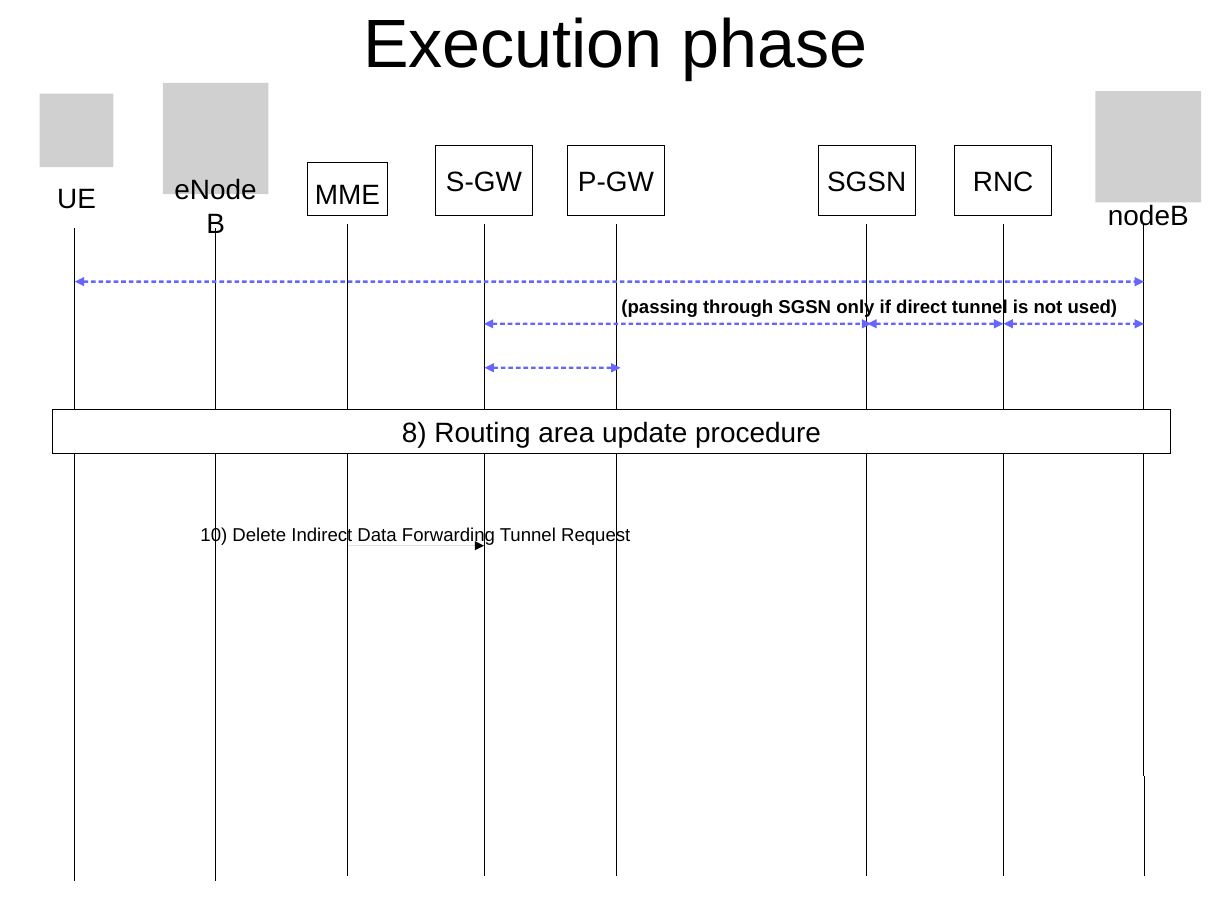
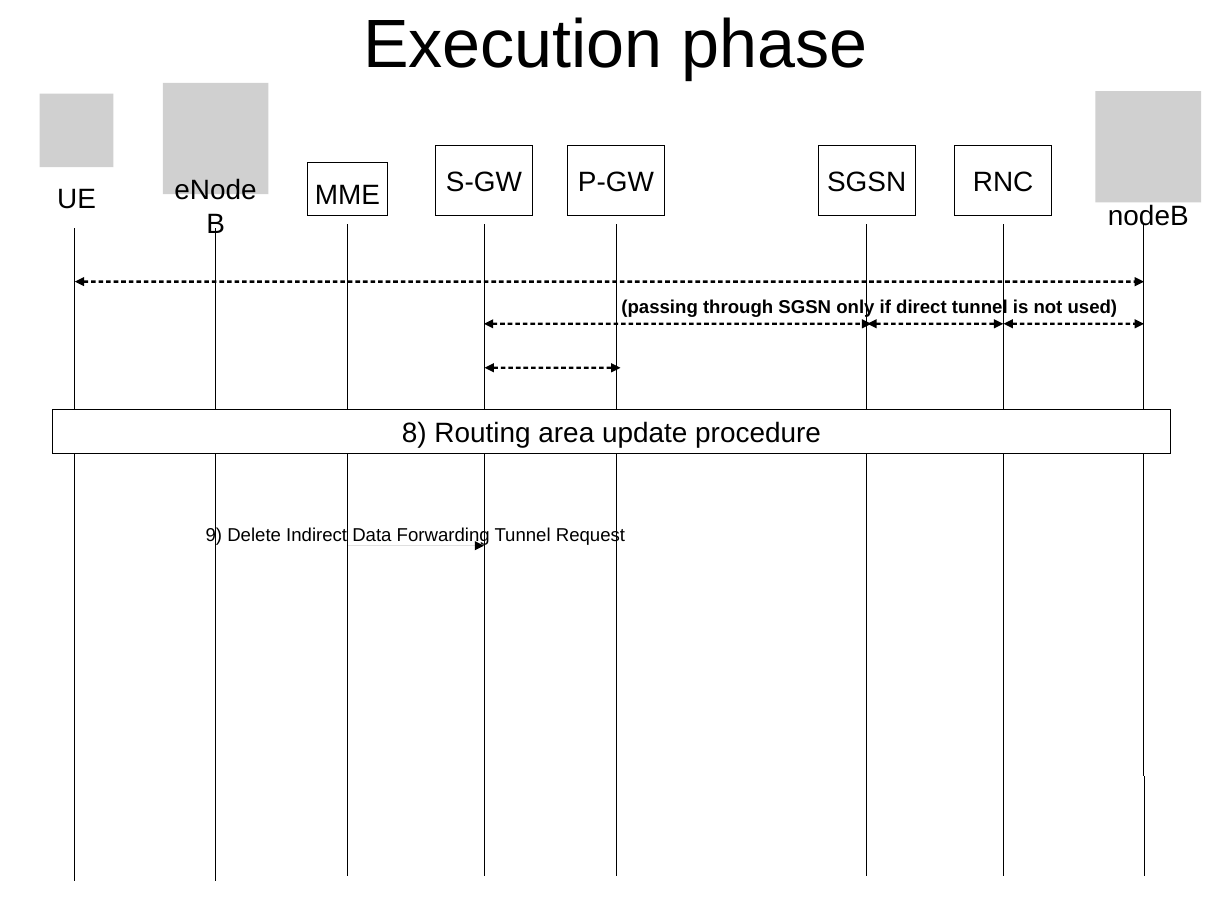
Before and after one commit to Telemaco019/UON-sdn_assignment, a slide deck: slide 19 of LTE-Assignment/Presentation/New Presentation.odp (slide 20 before the commit). Drawn at 1232x924 pixels with LibreOffice and Linux fonts; fonts in the diff are those of the drawing; grey boxes stand for pictures. Boxes give left, top, right and bottom in pixels: in the first picture for what was removed or moved away, otherwise in the second. Text is boxed around its words. In the diff, an @@ line names an element or a change of style, - is before the commit and + after.

```diff
--- a/LTE-Assignment/Presentation/New Presentation.odp
+++ b/LTE-Assignment/Presentation/New Presentation.odp
@@ double arrow (75, 282) - (1145, 282): stroke #6666FF 1.5 pt to #000000 1.5 pt @@
@@ double arrow (484, 324) - (872, 324): stroke #6666FF 1.5 pt to #000000 1.5 pt @@
@@ double arrow (868, 324) - (1004, 324): stroke #6666FF 1.5 pt to #000000 1.5 pt @@
@@ double arrow (1004, 324) - (1145, 324): stroke #6666FF 1.5 pt to #000000 1.5 pt @@
@@ double arrow (485, 368) - (620, 368): stroke #6666FF 1.5 pt to #000000 1.5 pt @@
@@ text in line at (206, 527, 625, 546): text changed @@
-10) Delete Indirect Data Forwarding Tunnel Request
+9) Delete Indirect Data Forwarding Tunnel Request
```
Also in this commit, not shown: 7 other slides changed, 1 slide removed, 45 other files.
